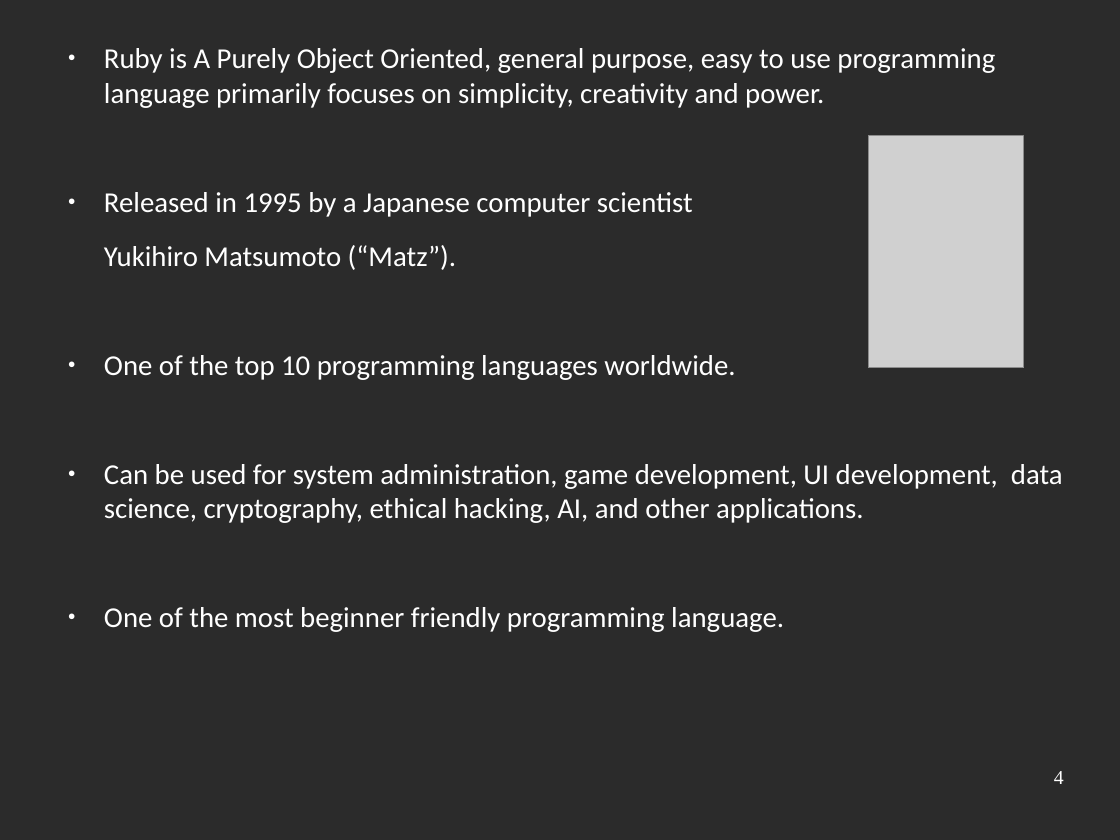
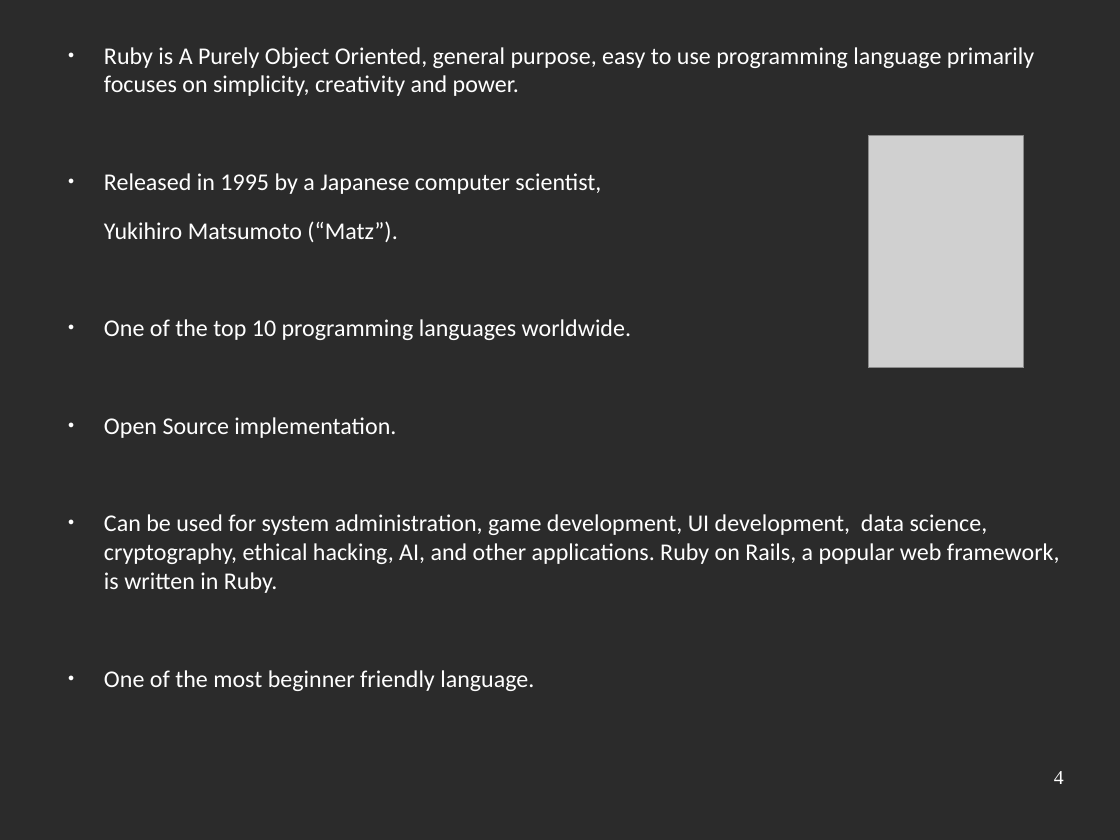
Before and after one commit to Souravgoswami/ruby-masterclass, a slide deck: slide 4 of Section 1: Getting Started/intro.odp. Drawn at 1120x840 pixels with LibreOffice and Linux fonts; fonts in the diff are those of the drawing; grey boxes stand for pictures; background and template pictures are left out; a plain dark background stands for a picture behind light text. Boxes give left, top, right and bottom in pixels: in the first picture for what was removed or moved away, otherwise in the second. Text is boxed around its words. In the diff, an @@ line names an element or a change of style, - is before the commit and + after.

```diff
--- a/Section 1: Getting Started/intro.odp
+++ b/Section 1: Getting Started/intro.odp
@@ text at box(104, 47, 1034, 340): size 20.4 to 17.1 pt in "Ruby is A Purely Object Oriented, general ...", "Yukihiro Matsumoto (“Matz”).", "One of the top 10 programming languages ..." @@
@@ text at box(104, 173, 601, 194): text changed; size 20.4 to 17.1 pt @@
-● Released in 1995 by a Japanese computer scientist
+● Released in 1995 by a Japanese computer scientist,
@@ text at box(104, 417, 1060, 691): text changed; size 20.4 to 17.1 pt @@
-● Can be used for system administration, game development, UI development, data science, cryptography, ethical hacking, AI, and other applications.
-● One of the most beginner friendly programming language.
+● Open Source implementation.
+● Can be used for system administration, game development, UI development, data science, cryptography, ethical hacking, AI, and other applications. Ruby on Rails, a popular web framework, is written in Ruby.
+● One of the most beginner friendly language.
```
Also in this commit, not shown: 2 other slides changed, 1 other file.
